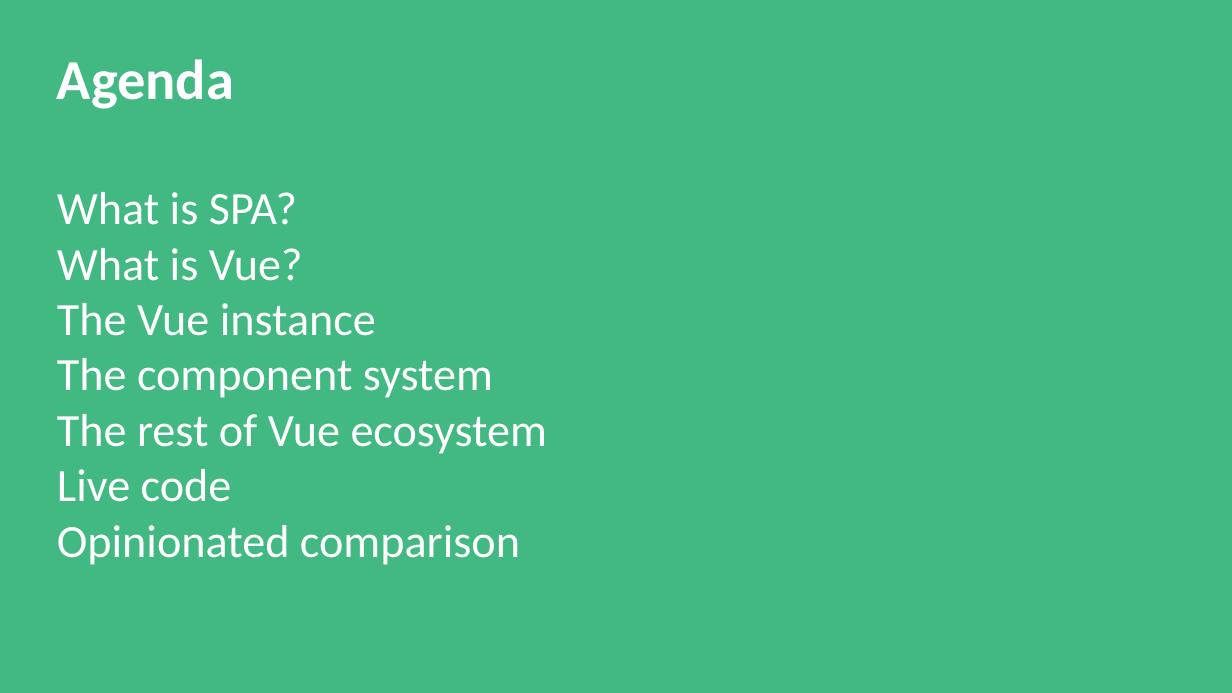
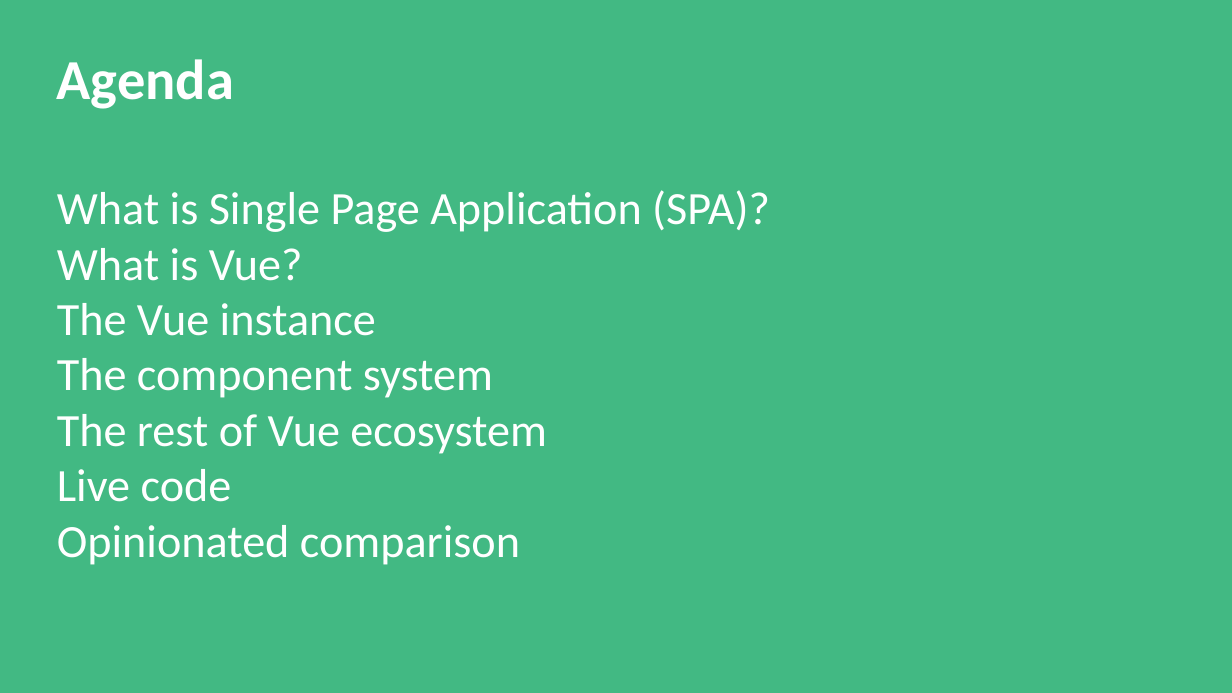
Before and after one commit to trancongduynguyen1997/sample-todo, a slide deck: slide 2 of VueJS Presentation.pptx. Drawn at 1232x693 pixels with LibreOffice and Linux fonts; fonts in the diff are those of the drawing. Boxes give left, top, right and bottom in pixels: in the first picture for what was removed or moved away, otherwise in the second. Text is boxed around its words. In the diff, an @@ line names an element or a change of style, - is before the commit and + after.

```diff
--- a/VueJS Presentation.pptx
+++ b/VueJS Presentation.pptx
@@ text at [57,190,770,232]: text changed @@
-What is SPA?
+What is Single Page Application (SPA)?
```
Also in this commit, not shown: 23 other slides changed, 3 slides added, 2 slides removed, 1 other file.
